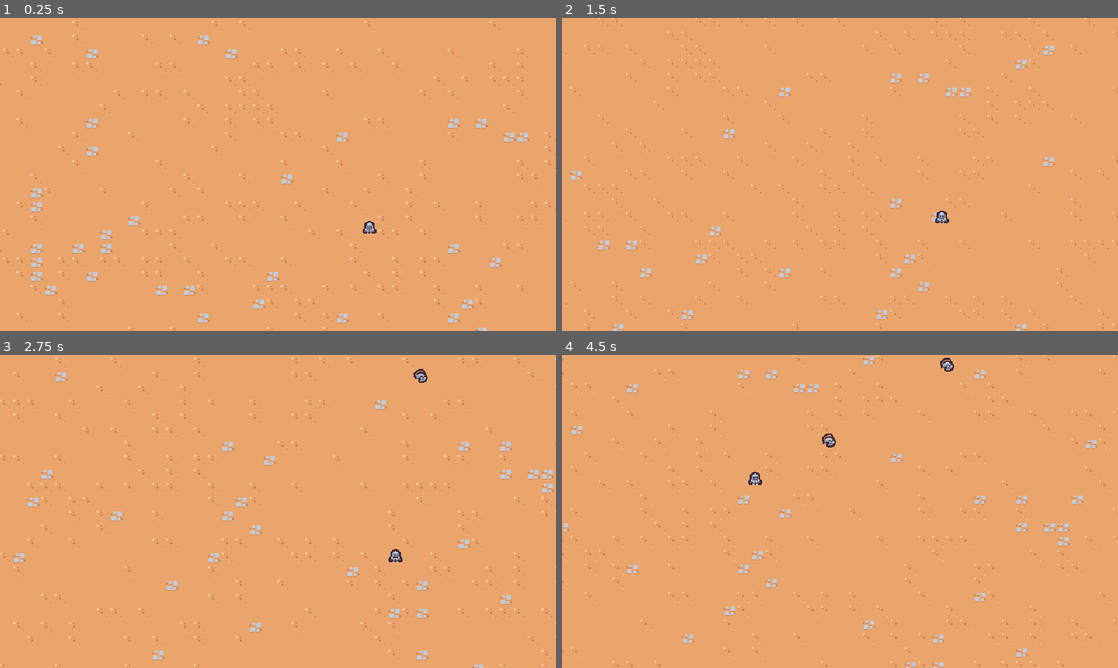
Above: before the commit, frames 1-4 (two rows, left to right).
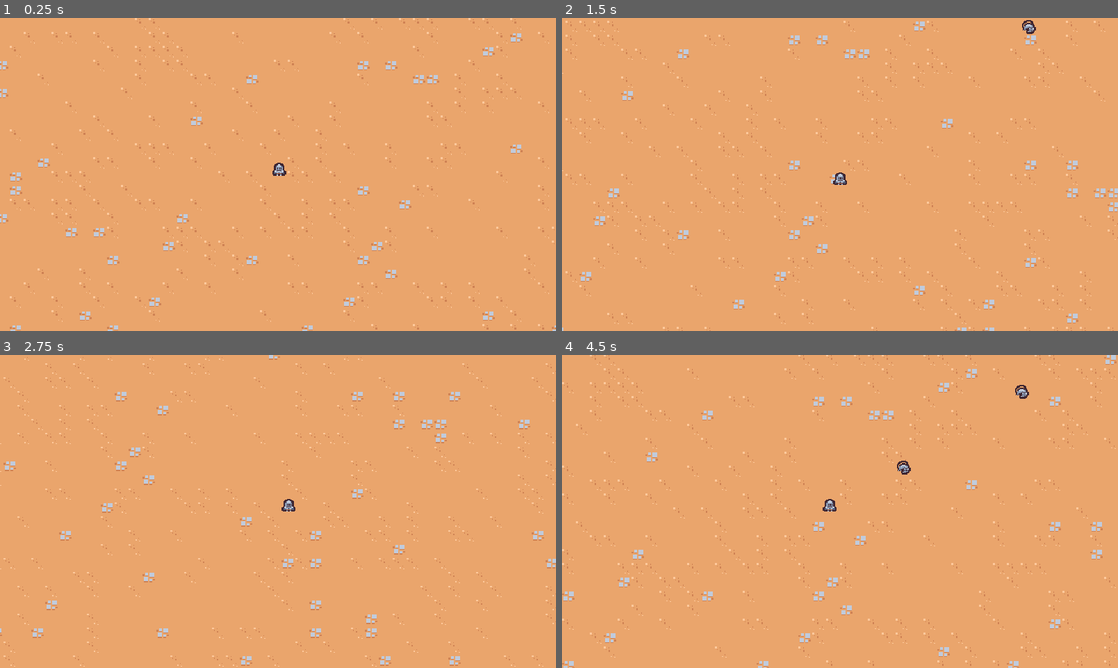
Above: after the commit, the same moments.

Repository: DeboraBucci/2d_survivors_course
Game: Godot game, scene res://scenes/main/main.tscn
The game is run twice, just before and just after one commit, with the same random seed, the same clock (stepped at 60 frames per second) and the same inputs.
Inputs:
- Up to frame 1 (0.25 s): no input
- Up to frame 2 (1.5 s): hold D (move_right) 0.53-1.28 s; hold S (move_down) from 1.28 s (still down)
- Up to frame 3 (2.75 s): release S (move_down) at 2.03 s; hold D (move_right) from 2.03 s (still down)
- Up to frame 4 (4.5 s): release D (move_right) at 2.78 s; hold W (move_up) 2.78-3.53 s; hold A (move_left) from 3.53 s (still down)

The runs differ from the first frame. In frame 1, 5.4% of the frame differs, in the area x 0-100%, y 0-100%; in frame 2, 4.6%; in frame 3, 5.1%; in frame 4, 5.1%.

Commit message:
modify drag time of camera

Diff:
--- a/scenes/game_camera/game_camera.gd
+++ b/scenes/game_camera/game_camera.gd
@@ -6,10 +6,9 @@
 	make_current()
 
 
-# Called every frame. 'delta' is the elapsed time since the previous frame.
 func _process(delta):
 	acquire_target()
-	global_position = global_position.lerp(target_position, 1.0 - exp(-delta ))
+	global_position = global_position.lerp(target_position, 1.0 - exp(-delta * 20))
 
 
 func acquire_target():
